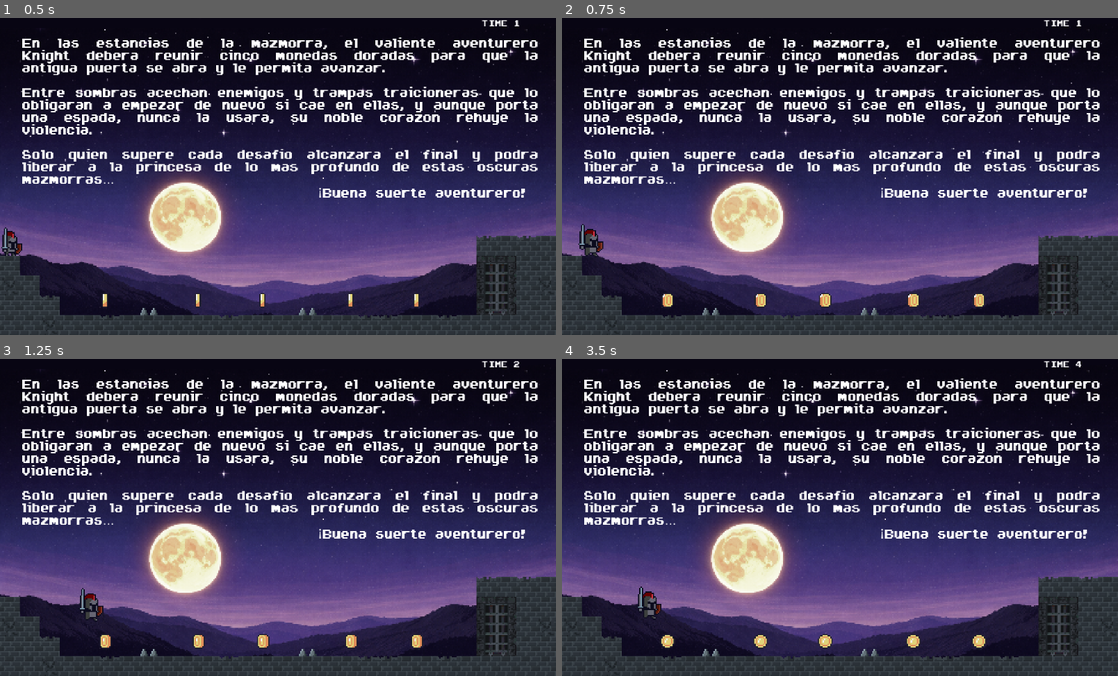
Above: before the commit, frames 1-4 (two rows, left to right).
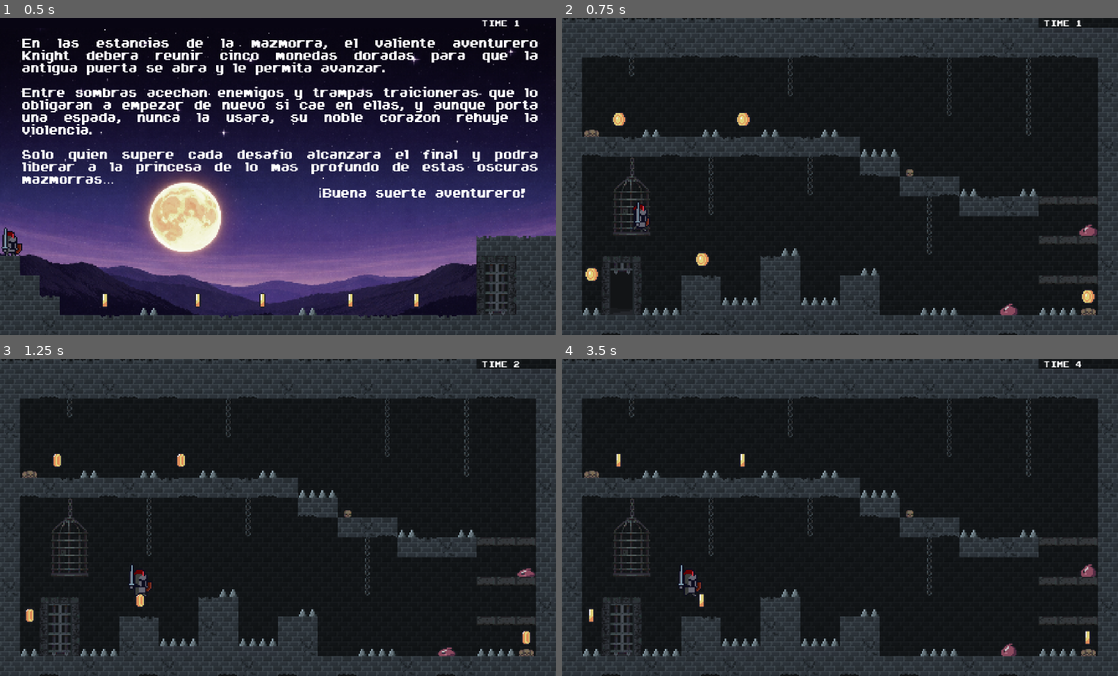
Above: after the commit, the same moments.

Repository: rubengm82/knight-hop
Game: Godot game, scene res://src/stages/main_scene.tscn
The game is run twice, just before and just after one commit, with the same random seed, the same clock (stepped at 60 frames per second) and the same inputs. Sound files missing from this copy of the repository are replaced by a short silence.
Inputs:
- Up to frame 1 (0.5 s): no input
- Up to frame 2 (0.75 s): tap Enter at 0.5 s; hold Right (move_right) from 0.53 s (still down); tap N (next_level) at 0.6 s
- Up to frame 3 (1.25 s): keep holding Right (move_right); tap Space (move_jump) at 0.77 s
- Up to frame 4 (3.5 s): tap N (next_level) at 1.35, 2.1, 2.85 s; tap Space (move_jump) at 1.52, 3.02 s; release Right (move_right) at 2.03 s; hold Left (move_left) 2.03-2.78 s; hold Right (move_right) from 2.78 s (still down)

Frame 1 is identical in both runs. In frame 2, 71% of the frame differs, in the area x 0-100%, y 0-100%; in frame 3, 71%; in frame 4, 71%.

Commit message:
Funcionalidad al tocar la tecla N pase al siguiente nivel del juego. Es un CHEAT

Diff:
--- a/src/stages/main_scene.gd
+++ b/src/stages/main_scene.gd
@@ -8,6 +8,20 @@
 
 func _ready() -> void:
 	crear_nivel(_nivel_actual)
+
+func _input(event: InputEvent) -> void:
+	# Cheat: Saltar al siguiente nivel con la tecla 'n'
+	if event is InputEventKey and event.pressed and event.keycode == KEY_N:
+		_saltar_nivel()
+
+func _saltar_nivel() -> void:
+	# Verificar que no esté en el último nivel
+	if _nivel_actual < niveles.size():
+		_nivel_actual += 1
+		crear_nivel.call_deferred(_nivel_actual)
+		print("CHEAT: Saltando al nivel ", _nivel_actual)
+	else:
+		print("CHEAT: Ya estás en el último nivel (", _nivel_actual, ")")
 
 func crear_nivel(numero_nivel: int):
 	# Eliminar el nivel anterior si existe
